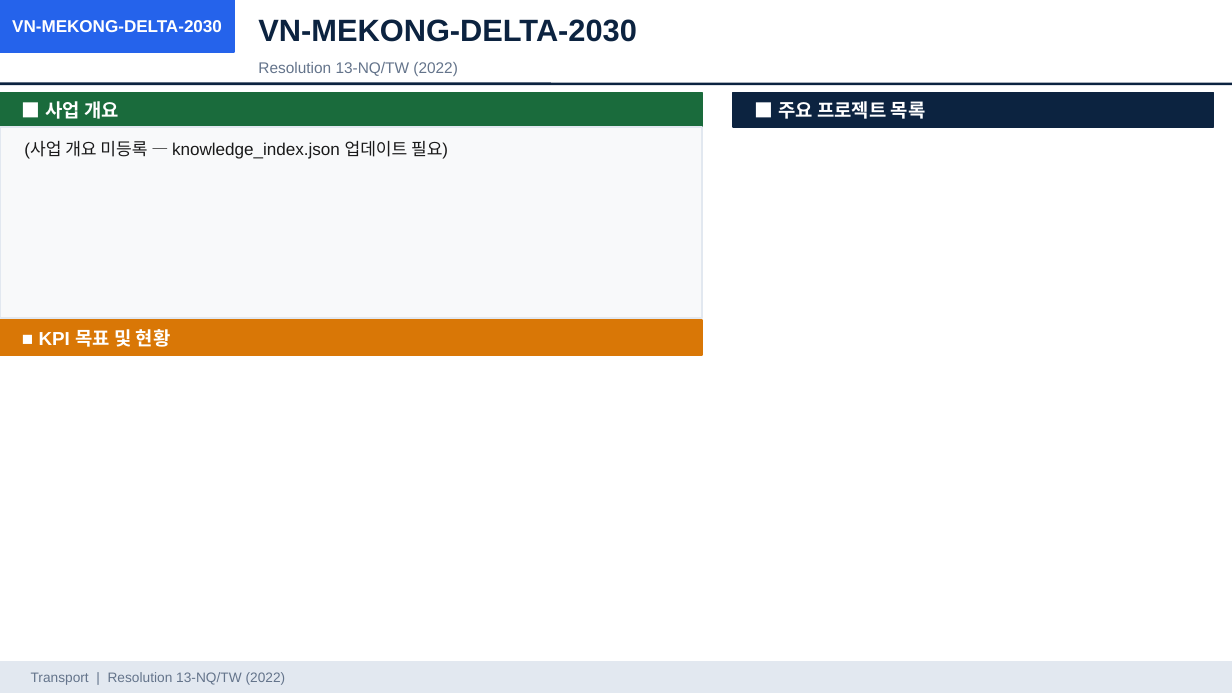
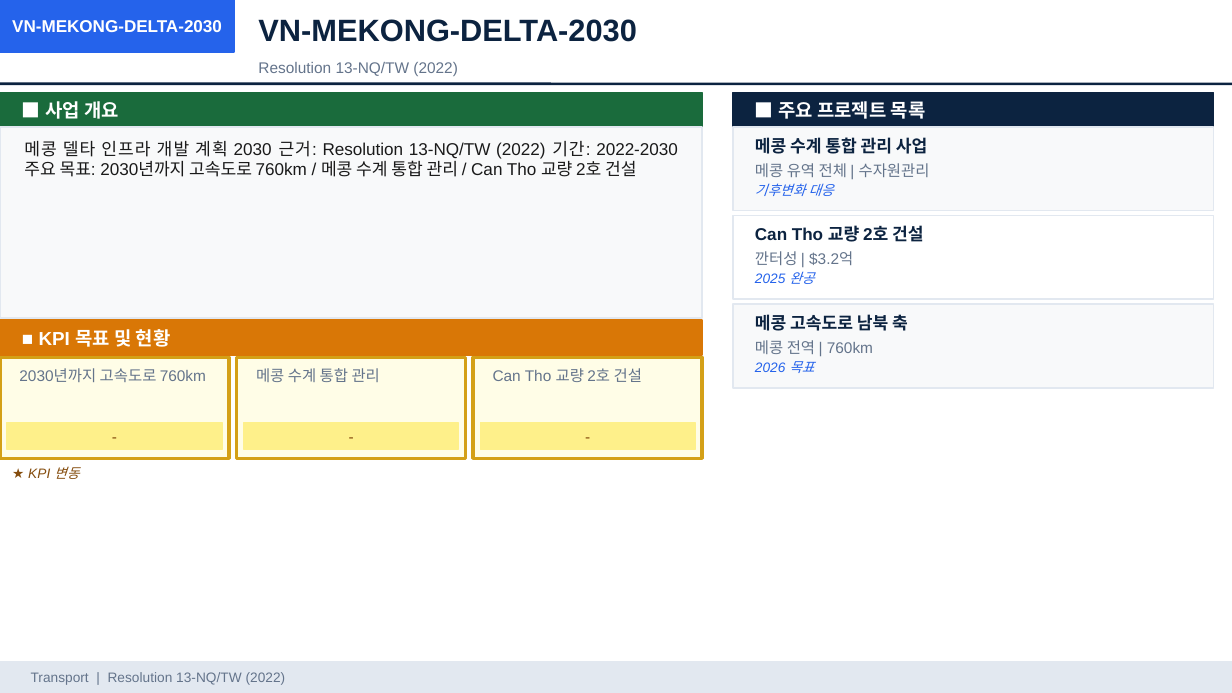
Before and after one commit to hms4792/vietnam-infra-news, a slide deck: slide 25 of docs/reports/VN_Infra_MI_Weekly_Report_20260524.pptx (slide 19 before the commit). Drawn at 1232x693 pixels with LibreOffice and Linux fonts; fonts in the diff are those of the drawing. Boxes give left, top, right and bottom in pixels: in the first picture for what was removed or moved away, otherwise in the second. Text is boxed around its words. In the diff, an @@ line names an element or a change of style, - is before the commit and + after.

```diff
--- a/docs/reports/VN_Infra_MI_Weekly_Report_20260524.pptx
+++ b/docs/reports/VN_Infra_MI_Weekly_Report_20260524.pptx
@@ text at (24, 140, 678, 177): text changed @@
-(사업 개요 미등록 — knowledge_index.json 업데이트 필요)
+메콩 델타 인프라 개발 계획 2030 근거: Resolution 13-NQ/TW (2022) 기간: 2022-2030 주요 목표: 2030년까지 고속도로 760km / 메콩 수계 통합 관리 / Can Tho 교량 2호 건설
@@ rectangle added at (733, 127, 1214, 211), fill #F8F9FA, outline #E2E8F0 1 pt @@
@@ text added at (755, 137, 927, 154), 10 pt, text #0C2340, bold @@
+메콩 수계 통합 관리 사업
@@ text added at (755, 163, 930, 177), 9 pt, text #64748B @@
+메콩 유역 전체 | 수자원관리
@@ text added at (755, 183, 834, 196), 8 pt, text #2563EB, italic @@
+기후변화 대응
@@ rectangle added at (733, 216, 1214, 299), fill #FFFFFF, outline #E2E8F0 1 pt @@
@@ text added at (755, 225, 923, 242), 10 pt, text #0C2340, bold @@
+Can Tho 교량 2호 건설
@@ text added at (755, 251, 853, 265), 9 pt, text #64748B @@
+깐터성 | $3.2억
@@ text added at (755, 271, 814, 284), 8 pt, text #2563EB, italic @@
+2025 완공
@@ rectangle added at (733, 304, 1214, 388), fill #F8F9FA, outline #E2E8F0 1 pt @@
@@ text added at (755, 314, 908, 331), 10 pt, text #0C2340, bold @@
+메콩 고속도로 남북 축
@@ rectangle added at (0, 357, 229, 458), fill #FFFDE7, outline #D4A017 2 pt @@
@@ rectangle added at (237, 357, 466, 458), fill #FFFDE7, outline #D4A017 2 pt @@
@@ rectangle added at (473, 357, 702, 458), fill #FFFDE7, outline #D4A017 2 pt @@
@@ text added at (755, 340, 873, 354), 9 pt, text #64748B @@
+메콩 전역 | 760km
@@ text added at (19, 368, 206, 382), 9 pt, text #64748B @@
+2030년까지 고속도로 760km
@@ text added at (256, 368, 380, 382), 9 pt, text #64748B @@
+메콩 수계 통합 관리
@@ text added at (493, 368, 642, 382), 9 pt, text #64748B @@
+Can Tho 교량 2호 건설
@@ text added at (755, 361, 814, 373), 8 pt, text #2563EB, italic @@
+2026 목표
@@ rectangle added at (7, 423, 222, 450), fill #FEF08A, outline #FEF08A 1 pt @@
@@ text added at (7, 423, 222, 450), 9 pt, text #854D0E @@
+-
@@ rectangle added at (244, 423, 458, 450), fill #FEF08A, outline #FEF08A 1 pt @@
@@ text added at (244, 423, 458, 450), 9 pt, text #854D0E @@
+-
@@ rectangle added at (480, 423, 695, 450), fill #FEF08A, outline #FEF08A 1 pt @@
@@ text added at (480, 423, 695, 450), 9 pt, text #854D0E @@
+-
@@ text added at (28, 466, 79, 479), 8 pt, text #854D0E, italic @@
+★ KPI 변동
```
Also in this commit, not shown: 4 other slides changed, 23 slides added, 17 slides removed, 9 other files.
